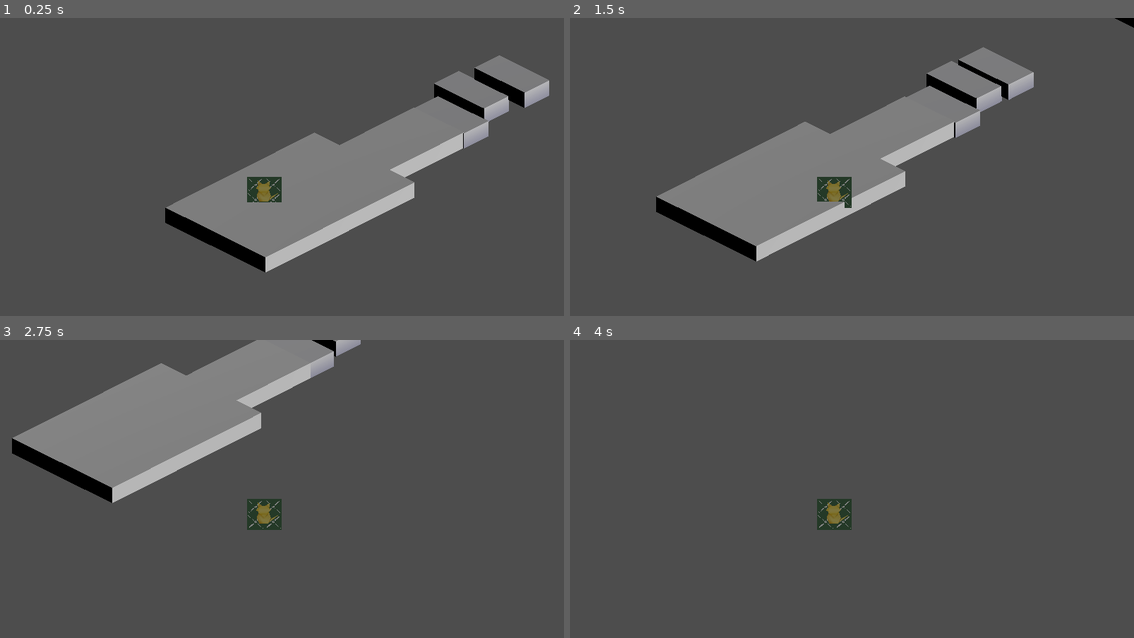
Above: before the commit, frames 1-4 (two rows, left to right).
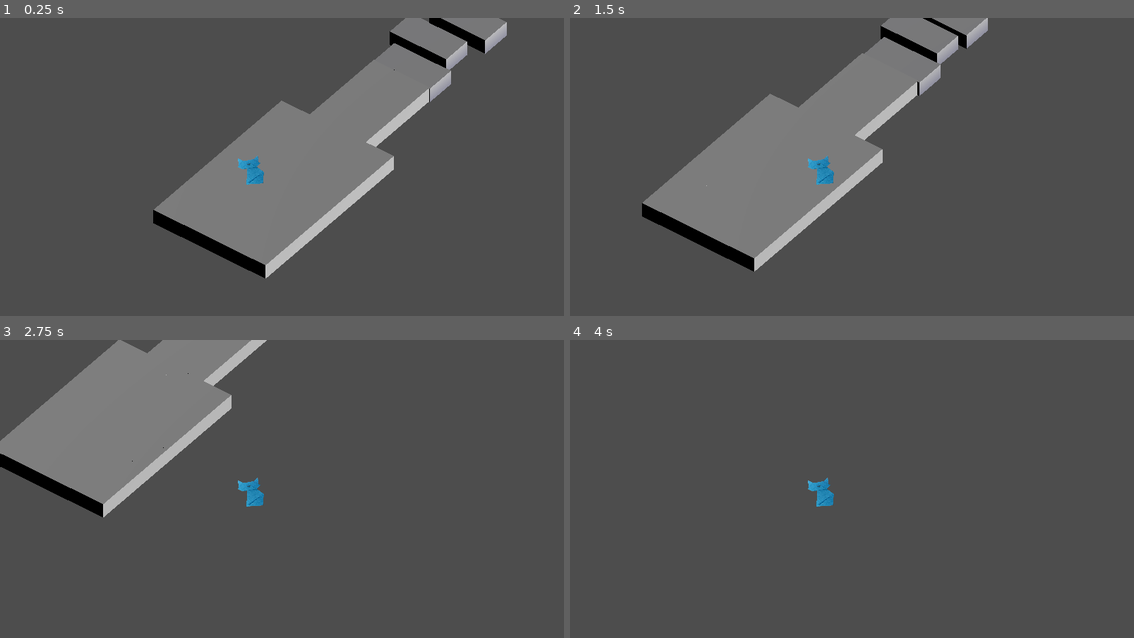
Above: after the commit, the same moments.

Repository: eramajarvi/project-pascal
Game: Godot game, scene res://assets/levels/level2/level2.tscn
Two runs of this game, one before a commit and one after it. Both use one fixed random seed, a clock stepped at 60 frames per second and the inputs below. This scene is started directly instead of the project's main scene.
Inputs:
- Up to frame 1 (0.25 s): no input
- Up to frame 2 (1.5 s): tap Enter (ui_accept) at 0.5, 0.77 s; hold Right (ui_right) 0.53-1.28 s; hold Down (ui_down) from 1.28 s (still down)
- Up to frame 3 (2.75 s): tap Enter (ui_accept) at 1.52 s; release Down (ui_down) at 2.03 s; hold Right (ui_right) from 2.03 s (still down)
- Up to frame 4 (4 s): release Right (ui_right) at 2.78 s; hold Up (ui_up) 2.78-3.53 s; tap Enter (ui_accept) at 3.02, 3.77 s; hold Left (ui_left) from 3.53 s (still down)

The runs differ from the first frame. In frame 1, 19% of the frame differs, in the area x 27-98%, y 0-88%; in frame 2, 18%; in frame 3, 12%; in frame 4, 0.8%.

Commit message:
viernes commit

Diff:
--- a/assets/levels/level1/level1.tscn
+++ b/assets/levels/level1/level1.tscn
@@ -33,7 +33,7 @@
 size = Vector3(6.31238, 4.83936, 0.13623)
 
 [sub_resource type="BoxShape3D" id="BoxShape3D_3ohbj"]
-size = Vector3(1, 0.8, 1)
+size = Vector3(1, 0.69187, 1)
 
 [sub_resource type="Animation" id="Animation_iromb"]
 resource_name = "Move_Plataforma1"
@@ -74,7 +74,7 @@
 }
 
 [sub_resource type="BoxShape3D" id="BoxShape3D_w4smc"]
-size = Vector3(1, 0.8, 1)
+size = Vector3(1, 0.679419, 1)
 
 [sub_resource type="Animation" id="Animation_8ay8v"]
 resource_name = "Move_Platforma2"
@@ -130,7 +130,7 @@
 metadata/_editor_floor_ = Vector3(0, 0, 0)
 
 [node name="GotasTheCat3D" parent="." groups=["player"] instance=ExtResource("2_r1c04")]
-transform = Transform3D(0.352342, 0, -0.354761, 0, 0.5, 0, 0.354761, 0, 0.352342, -26.6883, 2.30783, -1.16237)
+transform = Transform3D(0.352342, 0, -0.354761, 0, 0.5, 0, 0.354761, 0, 0.352342, -44.7298, 1.56492, -9.3085)
 wall_min_slide_angle = 0.174533
 
 [node name="CameraController" type="Node3D" parent="GotasTheCat3D"]
@@ -419,7 +419,7 @@
 [node name="Area3D" type="Area3D" parent="PlataformaMovible1"]
 
 [node name="CollisionShape3D" type="CollisionShape3D" parent="PlataformaMovible1/Area3D"]
-transform = Transform3D(1, 0, 0, 0, 1, 0, 0, 0, 1, 0, -0.1, 0)
+transform = Transform3D(1, 0, 0, 0, 1, 0, 0, 0, 1, 0, -0.154065, 0)
 shape = SubResource("BoxShape3D_3ohbj")
 
 [node name="AnimationPlayer" type="AnimationPlayer" parent="PlataformaMovible1"]
@@ -435,7 +435,7 @@
 [node name="Area3D" type="Area3D" parent="PlataformaMovible2"]
 
 [node name="CollisionShape3D" type="CollisionShape3D" parent="PlataformaMovible2/Area3D"]
-transform = Transform3D(1, 0, 0, 0, 1, 0, 0, 0, 1, 0, -0.1, 0)
+transform = Transform3D(1, 0, 0, 0, 1, 0, 0, 0, 1, 0, -0.160291, 0)
 shape = SubResource("BoxShape3D_w4smc")
 
 [node name="AnimationPlayer" type="AnimationPlayer" parent="PlataformaMovible2"]
--- /dev/null
+++ b/assets/levels/level2/blocks/lastStair.gd
@@ -0,0 +1,35 @@
+extends Node3D
+
+@onready var animation_player = %lastStairAnimation
+var previous_position = Vector3.ZERO
+var characters_on_platform = []
+
+# Store the initial position
+func _ready():
+	previous_position = global_transform.origin
+
+func _process(delta):
+	# Calculate the platform movement
+	var current_position = global_transform.origin
+	var movement_delta = current_position - previous_position
+
+	# Move the character standing on the platform
+	for character in characters_on_platform:
+		if character:
+			character.global_transform.origin += movement_delta
+
+	# Updated the previous position
+	previous_position = current_position
+
+
+func _on_area_3d_body_entered(body: Node) -> void:
+	print("Cuerpo detectado: ", body.name)
+	if body.is_in_group('player'):
+		print("Personaje encima de la Ultima escalera")
+		characters_on_platform.append(body)
+		await get_tree().create_timer(1.0).timeout
+		animation_player.play("shape")
+
+func _on_area_3d_body_exited(body: Node3D) -> void:
+	if body.is_in_group('player'):
+		characters_on_platform.erase(body)
--- a/assets/levels/level2/blocks/shape_cube_half2.gd
+++ b/assets/levels/level2/blocks/shape_cube_half2.gd
@@ -7,6 +7,6 @@
 func _on_area_3d_body_entered(body: Node) -> void:
 	print("Cuerpo detectado: ", body.name)
 	if body.is_in_group('player'):
-		print("Personaje encima de la escalera")
-		await get_tree().create_timer(1.0).timeout
+		print("Personaje encima de la segunda escalera")
+		await get_tree().create_timer(1.5).timeout
 		animation_player.play("fall")
--- /dev/null
+++ b/assets/levels/level2/blocks/shape_cube_half3.gd
@@ -0,0 +1,35 @@
+extends Node3D
+
+# Referencia al AnimationPlayer
+@onready var animation_player = %stair3Animations
+var characters_on_platform = []
+var previous_position = Vector3.ZERO
+
+func _ready():
+	# Store the initial position
+	previous_position = global_transform.origin
+
+func _process(delta):
+	# Calculate the platform's movement
+	var current_position = global_transform.origin
+	var movement_delta = current_position - previous_position
+
+	# Move all characters standing on the platform
+	for character in characters_on_platform:
+		if character:
+			character.global_transform.origin += movement_delta
+
+	# Update the previous position for the next frame
+	previous_position = current_position
+
+func _on_area_3d_body_entered(body: Node) -> void:
+	print("Cuerpo detectado en la ultima escalera: ", body.name)
+	if body.is_in_group('player'):
+		print("Personaje encima de la Tercera escalera")
+		await get_tree().create_timer(1.0).timeout
+		characters_on_platform.append(body)
+		animation_player.play("fall")
+
+func _on_area_3d_body_exited(body: Node3D) -> void:
+	if body.is_in_group("player"):
+		characters_on_platform.erase(body)
--- a/assets/levels/level2/level2.tscn
+++ b/assets/levels/level2/level2.tscn
@@ -6,6 +6,39 @@
 [ext_resource type="Script" path="res://assets/levels/level2/blocks/shape_cube_half.gd" id="4_pvtcg"]
 [ext_resource type="PackedScene" uid="uid://dmu3q6a8ydcx" path="res://assets/levels/level2/blocks/lantern.glb" id="5_0oyx8"]
 [ext_resource type="Script" path="res://assets/levels/level2/blocks/shape_cube_half2.gd" id="5_7sktv"]
+[ext_resource type="Script" path="res://assets/levels/level2/blocks/shape_cube_half3.gd" id="6_gtups"]
+[ext_resource type="Script" path="res://assets/levels/level2/blocks/lastStair.gd" id="8_dao4o"]
+[ext_resource type="PackedScene" uid="uid://bmajgwxf1y7xb" path="res://assets/levels/level2/blocks/impossible_staircase.glb" id="9_wyry1"]
+
+[sub_resource type="Animation" id="Animation_bsnjb"]
+length = 0.001
+tracks/0/type = "value"
+tracks/0/imported = false
+tracks/0/enabled = true
+tracks/0/path = NodePath(".:position")
+tracks/0/interp = 1
+tracks/0/loop_wrap = true
+tracks/0/keys = {
+"times": PackedFloat32Array(0),
+"transitions": PackedFloat32Array(1),
+"update": 0,
+"values": [Vector3(6.45521, 0.241175, 0.980599)]
+}
+
+[sub_resource type="Animation" id="Animation_p00wk"]
+resource_name = "fall"
+tracks/0/type = "value"
+tracks/0/imported = false
+tracks/0/enabled = true
+tracks/0/path = NodePath(".:position")
+tracks/0/interp = 1
+tracks/0/loop_wrap = true
+tracks/0/keys = {
+"times": PackedFloat32Array(0, 0.7, 0.966667),
+"transitions": PackedFloat32Array(1, 1, 1),
+"update": 0,
+"values": [Vector3(6.45521, 0.241175, 0.980599), Vector3(6.45521, -16.752, 0.980599), Vector3(6.45521, -24657.5, 0.980599)]
+}
 
 [sub_resource type="Animation" id="Animation_ba7m7"]
 resource_name = "shape"
@@ -21,36 +54,6 @@
 "transitions": PackedFloat32Array(1, 1, 1),
 "update": 0,
 "values": [Vector3(6.45521, 0.241175, 0.980599), Vector3(6.45521, 0.241175, 1.06643), Vector3(6.45521, 0.241175, 0.930714)]
-}
-
-[sub_resource type="Animation" id="Animation_bsnjb"]
-length = 0.001
-tracks/0/type = "value"
-tracks/0/imported = false
-tracks/0/enabled = true
-tracks/0/path = NodePath(".:position")
-tracks/0/interp = 1
-tracks/0/loop_wrap = true
-tracks/0/keys = {
-"times": PackedFloat32Array(0),
-"transitions": PackedFloat32Array(1),
-"update": 0,
-"values": [Vector3(6.45521, 0.241175, 0.980599)]
-}
-
-[sub_resource type="Animation" id="Animation_p00wk"]
-resource_name = "fall"
-tracks/0/type = "value"
-tracks/0/imported = false
-tracks/0/enabled = true
-tracks/0/path = NodePath(".:position")
-tracks/0/interp = 1
-tracks/0/loop_wrap = true
-tracks/0/keys = {
-"times": PackedFloat32Array(0, 0.7, 0.966667),
-"transitions": PackedFloat32Array(1, 1, 1),
-"update": 0,
-"values": [Vector3(6.45521, 0.241175, 0.980599), Vector3(6.45521, -16.752, 0.980599), Vector3(6.45521, -24657.5, 0.980599)]
 }
 
 [sub_resource type="AnimationLibrary" id="AnimationLibrary_i62gd"]
@@ -62,6 +65,36 @@
 
 [sub_resource type="BoxShape3D" id="BoxShape3D_63v55"]
 
+[sub_resource type="Animation" id="Animation_acc2k"]
+length = 0.001
+tracks/0/type = "value"
+tracks/0/imported = false
+tracks/0/enabled = true
+tracks/0/path = NodePath(".:position")
+tracks/0/interp = 1
+tracks/0/loop_wrap = true
+tracks/0/keys = {
+"times": PackedFloat32Array(0),
+"transitions": PackedFloat32Array(1),
+"update": 0,
+"values": [Vector3(7.44252, 0.586896, 0.980599)]
+}
+
+[sub_resource type="Animation" id="Animation_3wp3l"]
+resource_name = "fall"
+tracks/0/type = "value"
+tracks/0/imported = false
+tracks/0/enabled = true
+tracks/0/path = NodePath(".:position")
+tracks/0/interp = 1
+tracks/0/loop_wrap = true
+tracks/0/keys = {
+"times": PackedFloat32Array(0, 0.533333, 1),
+"transitions": PackedFloat32Array(1, 1, 1),
+"update": 0,
+"values": [Vector3(7.44252, 0.586896, 0.980599), Vector3(7.44252, 0.586896, 12.0904), Vector3(7.44252, 0.586896, 30.6759)]
+}
+
 [sub_resource type="Animation" id="Animation_6csn6"]
 resource_name = "shape"
 loop_mode = 2
@@ -76,36 +109,6 @@
 "transitions": PackedFloat32Array(1, 1, 1, 1),
 "update": 0,
 "values": [Vector3(7.44252, 0.586896, 0.980599), Vector3(7.44252, 0.586896, 0.847173), Vector3(7.44252, 0.586896, 0.944879), Vector3(7.44252, 0.586896, 1.15612)]
-}
-
-[sub_resource type="Animation" id="Animation_acc2k"]
-length = 0.001
-tracks/0/type = "value"
-tracks/0/imported = false
-tracks/0/enabled = true
-tracks/0/path = NodePath(".:position")
-tracks/0/interp = 1
-tracks/0/loop_wrap = true
-tracks/0/keys = {
-"times": PackedFloat32Array(0),
-"transitions": PackedFloat32Array(1),
-"update": 0,
-"values": [Vector3(7.44252, 0.586896, 0.980599)]
-}
-
-[sub_resource type="Animation" id="Animation_3wp3l"]
-resource_name = "fall"
-tracks/0/type = "value"
-tracks/0/imported = false
-tracks/0/enabled = true
-tracks/0/path = NodePath(".:position")
-tracks/0/interp = 1
-tracks/0/loop_wrap = true
-tracks/0/keys = {
-"times": PackedFloat32Array(0, 0.533333, 1),
-"transitions": PackedFloat32Array(1, 1, 1),
-"update": 0,
-"values": [Vector3(7.44252, 0.586896, 0.980599), Vector3(7.44252, 0.586896, 12.0904), Vector3(7.44252, 0.586896, 30.6759)]
 }
 
 [sub_resource type="AnimationLibrary" id="AnimationLibrary_q0nrd"]
@@ -118,6 +121,37 @@
 [sub_resource type="BoxShape3D" id="BoxShape3D_vrcuw"]
 size = Vector3(1, 1.24695, 1)
 
+[sub_resource type="Animation" id="Animation_q4p7h"]
+length = 0.001
+tracks/0/type = "value"
+tracks/0/imported = false
+tracks/0/enabled = true
+tracks/0/path = NodePath(".:position")
+tracks/0/interp = 1
+tracks/0/loop_wrap = true
+tracks/0/keys = {
+"times": PackedFloat32Array(0),
+"transitions": PackedFloat32Array(1),
+"update": 0,
+"values": [Vector3(8.4201, 0.946071, 1.50949)]
+}
+
+[sub_resource type="Animation" id="Animation_vkx0l"]
+resource_name = "fall"
+loop_mode = 2
+tracks/0/type = "value"
+tracks/0/imported = false
+tracks/0/enabled = true
+tracks/0/path = NodePath(".:position")
+tracks/0/interp = 1
+tracks/0/loop_wrap = true
+tracks/0/keys = {
+"times": PackedFloat32Array(0, 1),
+"transitions": PackedFloat32Array(0.757857, 1.46409),
+"update": 0,
+"values": [Vector3(8.4201, 1.12582, 1.50949), Vector3(12.602, 1.12582, 1.50949)]
+}
+
 [sub_resource type="Animation" id="Animation_217w0"]
 resource_name = "shape"
 loop_mode = 2
@@ -132,33 +166,61 @@
 "transitions": PackedFloat32Array(1, 1, 1, 1),
 "update": 0,
 "values": [Vector3(8.4201, 1.12582, 1.50949), Vector3(8.4201, 0.946071, 1.50949), Vector3(8.4201, 0.76012, 1.24252), Vector3(8.4201, 0.946071, 0.951043)]
-}
-
-[sub_resource type="Animation" id="Animation_q4p7h"]
-length = 0.001
-tracks/0/type = "value"
-tracks/0/imported = false
-tracks/0/enabled = true
-tracks/0/path = NodePath(".:position")
-tracks/0/interp = 1
-tracks/0/loop_wrap = true
-tracks/0/keys = {
-"times": PackedFloat32Array(0),
-"transitions": PackedFloat32Array(1),
-"update": 0,
-"values": [Vector3(8.4201, 0.946071, 1.50949)]
 }
 
 [sub_resource type="AnimationLibrary" id="AnimationLibrary_msr55"]
 _data = {
 "RESET": SubResource("Animation_q4p7h"),
+"fall": SubResource("Animation_vkx0l"),
 "shape": SubResource("Animation_217w0")
 }
 
+[sub_resource type="BoxShape3D" id="BoxShape3D_twxch"]
+size = Vector3(1, 0.661011, 1)
+
 [sub_resource type="BoxShape3D" id="BoxShape3D_tmhx3"]
-size = Vector3(1, 0.492188, 0.999573)
+size = Vector3(0.960449, 0.795166, 1.09988)
+
+[sub_resource type="Animation" id="Animation_6cr8w"]
+length = 0.001
+tracks/0/type = "value"
+tracks/0/imported = false
+tracks/0/enabled = true
+tracks/0/path = NodePath(".:position")
+tracks/0/interp = 1
+tracks/0/loop_wrap = true
+tracks/0/keys = {
+"times": PackedFloat32Array(0),
+"transitions": PackedFloat32Array(1),
+"update": 0,
+"values": [Vector3(21.457, 2.05576, 1.50949)]
+}
+
+[sub_resource type="Animation" id="Animation_8tn57"]
+resource_name = "shape"
+length = 2.0
+loop_mode = 2
+tracks/0/type = "value"
+tracks/0/imported = false
+tracks/0/enabled = true
+tracks/0/path = NodePath(".:position")
+tracks/0/interp = 1
+tracks/0/loop_wrap = true
+tracks/0/keys = {
+"times": PackedFloat32Array(0, 0.5, 0.966667, 1.53333, 2),
+"transitions": PackedFloat32Array(1, 1, 1, 1, 1),
+"update": 0,
+"values": [Vector3(21.457, 2.05576, 1.50949), Vector3(21.457, 2.05576, 5.25419), Vector3(21.457, 2.05576, 1.6132), Vector3(21.457, 2.05576, -1.67691), Vector3(21.457, 2.05576, 1.5399)]
+}
+
+[sub_resource type="AnimationLibrary" id="AnimationLibrary_xp5h2"]
+_data = {
+"RESET": SubResource("Animation_6cr8w"),
+"shape": SubResource("Animation_8tn57")
+}
 
 [node name="Level2" type="Node3D"]
+transform = Transform3D(1, 0, 0, 0, 1, 0, 0, 0, 1, 0.000411987, 0, 0.000213623)
 
 [node name="GridMap" type="GridMap" parent="."]
 mesh_library = ExtResource("1_klqym")
@@ -173,7 +235,7 @@
 wall_min_slide_angle = 0.174533
 
 [node name="CameraController" type="Node3D" parent="GotasTheCat3D"]
-transform = Transform3D(1, 0, 0, 0, 0.866026, 0.5, 0, -0.5, 0.866026, 1, 4.5, 6)
+transform = Transform3D(0.991445, 0.08477, -0.0992529, 0, 0.760406, 0.649448, 0.130526, -0.643892, 0.753901, 1, 4.5, 6)
 
 [node name="CameraTarget" type="Node3D" parent="GotasTheCat3D/CameraController"]
 
@@ -227,15 +289,23 @@
 
 [node name="Stair3" parent="." instance=ExtResource("3_y25ok")]
 transform = Transform3D(1, 0, 0, 0, 1, 0, 0, 0, 2.01099, 8.4201, 0.946071, 1.50949)
-
-[node name="AnimationPlayer" type="AnimationPlayer" parent="Stair3"]
+script = ExtResource("6_gtups")
+
+[node name="stair3Animations" type="AnimationPlayer" parent="Stair3"]
+unique_name_in_owner = true
 libraries = {
 "": SubResource("AnimationLibrary_msr55")
 }
 autoplay = "shape"
 
+[node name="Area3D" type="Area3D" parent="Stair3"]
+
+[node name="CollisionShape3D" type="CollisionShape3D" parent="Stair3/Area3D"]
+transform = Transform3D(1, 0, 0, 0, 1, 0, 0, 0, 1, 0, 0.389092, 0)
+shape = SubResource("BoxShape3D_twxch")
+
 [node name="Stair4" parent="." instance=ExtResource("3_y25ok")]
-transform = Transform3D(1, 0, 0, 0, 1, 0, 0, 0, 2.01099, 13.6029, 0.946071, 1.50949)
+transform = Transform3D(1.79184, 0, 0, 0, 1, 0, 0, 0, 2.01099, 13.6029, 0.946071, 1.50949)
 
 [node name="Area3D" type="Area3D" parent="Stair4"]
 
@@ -243,8 +313,66 @@
 transform = Transform3D(1.00159, 0, 0, 0, 1.00159, 0, 0, 0, 1.00159, 0, 0.253906, -0.000213444)
 shape = SubResource("BoxShape3D_tmhx3")
 
-[node name="lantern2" parent="." instance=ExtResource("5_0oyx8")]
-transform = Transform3D(1, 0, 0, 0, 0.656507, 0, 0, 0, 1, 13.6691, 1.44607, 0.82882)
+[node name="lantern2" parent="Stair4" instance=ExtResource("5_0oyx8")]
+transform = Transform3D(1, 0, 0, 0, 0.656507, 0, 0, 0, 0.497268, 0.0662003, 0.499999, -0.338475)
+
+[node name="Stair5" parent="." instance=ExtResource("3_y25ok")]
+transform = Transform3D(2.13513, 0, 0, 0, 1, 0, 0, 0, 2.01099, 18.3219, 0.946071, 1.50949)
+
+[node name="Area3D" type="Area3D" parent="Stair5"]
+
+[node name="CollisionShape3D" type="CollisionShape3D" parent="Stair5/Area3D"]
+transform = Transform3D(1.00159, 0, 0, 0, 1.00159, 0, 0, 0, 1.00159, 0, 0.253906, -0.000213444)
+shape = SubResource("BoxShape3D_tmhx3")
+
+[node name="lantern2" parent="Stair5" instance=ExtResource("5_0oyx8")]
+transform = Transform3D(0.468355, 0, 0, 0, 0.76784, 0, 0, 0, 0.497268, -0.0145712, 0.5, -0.321703)
+
+[node name="Stair6" parent="." instance=ExtResource("3_y25ok")]
+transform = Transform3D(0.840845, 0, 0, 0, 1, 0, 0, 0, 2.01099, 19.7687, 1.31281, 1.50949)
+
+[node name="Area3D" type="Area3D" parent="Stair6"]
+
+[node name="CollisionShape3D" type="CollisionShape3D" parent="Stair6/Area3D"]
+transform = Transform3D(1.00159, 0, 0, 0, 1.00159, 0, 0, 0, 1.00159, 0, 0.253906, -0.000213444)
+shape = SubResource("BoxShape3D_tmhx3")
+
+[node name="Stair7" parent="." instance=ExtResource("3_y25ok")]
+transform = Transform3D(0.840845, 0, 0, 0, 1, 0, 0, 0, 2.01099, 20.6103, 1.71887, 1.50949)
+
+[node name="Area3D" type="Area3D" parent="Stair7"]
+
+[node name="CollisionShape3D" type="CollisionShape3D" parent="Stair7/Area3D"]
+transform = Transform3D(1.00159, 0, 0, 0, 1.00159, 0, 0, 0, 1.00159, 0, 0.253906, -0.000213444)
+shape = SubResource("BoxShape3D_tmhx3")
+
+[node name="Stair8" parent="." instance=ExtResource("3_y25ok")]
+transform = Transform3D(0.840845, 0, 0, 0, 1, 0, 0, 0, 2.01099, 21.457, 2.05576, 1.50949)
+script = ExtResource("8_dao4o")
+
+[node name="lastStairAnimation" type="AnimationPlayer" parent="Stair8"]
+unique_name_in_owner = true
+libraries = {
+"": SubResource("AnimationLibrary_xp5h2")
+}
+
+[node name="Area3D" type="Area3D" parent="Stair8"]
+
+[node name="CollisionShape3D" type="CollisionShape3D" parent="Stair8/Area3D"]
+transform = Transform3D(1.00159, 0, 0, 0, 1.00159, 0, 0, 0, 1.00159, 0.0198059, 0.405636, -0.0504488)
+shape = SubResource("BoxShape3D_tmhx3")
+
+[node name="Sketchfab_Scene" parent="." instance=ExtResource("9_wyry1")]
+transform = Transform3D(-3.26427, -0.223719, -0.685667, -0.220422, 3.3355, -0.038935, 0.686734, 0.00719172, -3.2717, 38.0579, -5.72302, 1.33541)
+
+[node name="shape-cube-half3" parent="." instance=ExtResource("3_y25ok")]
+transform = Transform3D(8.83724, 0, 0, 0, 1, 0, 0, 0, 3.81693, 26.6161, 2.20348, 2.80629)
 
 [connection signal="body_entered" from="Stair1/Area3D" to="Stair1" method="_on_area_3d_body_entered"]
 [connection signal="body_entered" from="Stair2/Area3D" to="Stair2" method="_on_area_3d_body_entered"]
+[connection signal="body_entered" from="Stair3/Area3D" to="Stair3" method="_on_area_3d_body_entered"]
+[connection signal="body_exited" from="Stair3/Area3D" to="Stair3" method="_on_area_3d_body_exited"]
+[connection signal="body_entered" from="Stair4/Area3D" to="Stair1" method="_on_area_3d_body_entered"]
+[connection signal="body_exited" from="Stair4/Area3D" to="Stair3" method="_on_area_3d_body_exited"]
+[connection signal="body_entered" from="Stair8/Area3D" to="Stair8" method="_on_area_3d_body_entered"]
+[connection signal="body_exited" from="Stair8/Area3D" to="Stair8" method="_on_area_3d_body_exited"]
--- /dev/null
+++ b/assets/levels/level3/level3.tscn
@@ -0,0 +1,47 @@
+[gd_scene load_steps=3 format=3 uid="uid://mo6f1y4gn01y"]
+
+[ext_resource type="PackedScene" uid="uid://dfaqrw3bs2mtq" path="res://assets/levels/level3/blocks/roadCurb.glb" id="1_dcp8k"]
+[ext_resource type="PackedScene" uid="uid://baepnmdpm01id" path="res://scenes/gotas_the_cat_3d.tscn" id="2_5ohst"]
+
+[node name="Level3" type="Node3D"]
+
+[node name="GotasTheCat3D" parent="." groups=["player"] instance=ExtResource("2_5ohst")]
+transform = Transform3D(0.352342, 0, -0.354761, 0, 0.5, 0, 0.354761, 0, 0.352342, 0.0162975, 0.912248, 0.062987)
+wall_min_slide_angle = 0.174533
+
+[node name="CameraController" type="Node3D" parent="GotasTheCat3D"]
+transform = Transform3D(0.991445, 0.08477, -0.0992529, 0, 0.760406, 0.649448, 0.130526, -0.643892, 0.753901, 1, 4.5, 6)
+
+[node name="CameraTarget" type="Node3D" parent="GotasTheCat3D/CameraController"]
+
+[node name="Camera3D" type="Camera3D" parent="GotasTheCat3D/CameraController/CameraTarget"]
+transform = Transform3D(1, 2.98023e-08, 1.77636e-15, -2.98023e-08, 1, 2.98023e-08, -8.88179e-16, -2.98023e-08, 1, 0, 0, 26.155)
+keep_aspect = 0
+projection = 1
+current = true
+fov = 90.0
+size = 16.0
+far = 947.79
+
+[node name="DirectionalLight3D" type="DirectionalLight3D" parent="."]
+transform = Transform3D(-0.938356, 0.17795, 0.296346, -0.0740497, -0.940892, 0.330514, 0.337645, 0.288196, 0.896069, 1.71423, 5.53765, 10.8137)
+sky_mode = 1
+
+[node name="Grilla" type="Node3D" parent="."]
+
+[node name="Fila1" type="Node3D" parent="Grilla"]
+
+[node name="grilla1" parent="Grilla/Fila1" instance=ExtResource("1_dcp8k")]
+transform = Transform3D(1.5, 0, 0, 0, 1.5, 0, 0, 0, 1.5, 0.0339093, 0, -0.0185249)
+
+[node name="grilla2" parent="Grilla/Fila1" instance=ExtResource("1_dcp8k")]
+transform = Transform3D(1.5, 0, 0, 0, 1.5, 0, 0, 0, 1.5, 0.0386478, 0, 1.52516)
+
+[node name="grilla3" parent="Grilla/Fila1" instance=ExtResource("1_dcp8k")]
+transform = Transform3D(1.5, 0, 0, 0, 1.5, 0, 0, 0, 1.5, 0.0386478, 0, 3.07693)
+
+[node name="grilla4" parent="Grilla/Fila1" instance=ExtResource("1_dcp8k")]
+transform = Transform3D(1.5, 0, 0, 0, 1.5, 0, 0, 0, 1.5, 0.0386478, 0, 4.61828)
+
+[node name="grilla5" parent="Grilla/Fila1" instance=ExtResource("1_dcp8k")]
+transform = Transform3D(1.5, 0, 0, 0, 1.5, 0, 0, 0, 1.5, 0.0386478, 0, 6.1758)
--- a/scenes/gotas_the_cat_3d.tscn
+++ b/scenes/gotas_the_cat_3d.tscn
@@ -1,15 +1,10 @@
-[gd_scene load_steps=6 format=3 uid="uid://baepnmdpm01id"]
+[gd_scene load_steps=4 format=3 uid="uid://baepnmdpm01id"]
 
 [ext_resource type="Script" path="res://scripts/gotas_the_cat_3d.gd" id="1_a40kq"]
-[ext_resource type="Texture2D" uid="uid://bvdaqtk5a7w2i" path="res://assets/sprites/pngtree-cartoon-origami-animal-cat-png-image_6182624.png" id="1_wytk6"]
-
-[sub_resource type="StandardMaterial3D" id="StandardMaterial3D_gnxp6"]
-albedo_texture = ExtResource("1_wytk6")
-
-[sub_resource type="PlaneMesh" id="PlaneMesh_1pru1"]
+[ext_resource type="Texture2D" uid="uid://4ulec3jlh7eq" path="res://assets/sprites/FrontalGato (1).png" id="2_gyd0j"]
 
 [sub_resource type="BoxShape3D" id="BoxShape3D_q4fvv"]
-size = Vector3(0.157288, 1.37109, 1)
+size = Vector3(0.157288, 2.5249, 1)
 
 [node name="GotasTheCat3D" type="CharacterBody3D"]
 transform = Transform3D(0.5, 0, 0, 0, 0.5, 0, 0, 0, 0.5, 0, 0, 0)
@@ -18,11 +13,10 @@
 [node name="Pivot" type="Node3D" parent="."]
 transform = Transform3D(1, 0, 0, 0, -4.37114e-08, -1, 0, 1, -4.37114e-08, 0, 0, 0)
 
-[node name="Character" type="MeshInstance3D" parent="Pivot"]
-material_override = SubResource("StandardMaterial3D_gnxp6")
-mesh = SubResource("PlaneMesh_1pru1")
-skeleton = NodePath("../..")
+[node name="CollisionShape3D" type="CollisionShape3D" parent="."]
+transform = Transform3D(1, 0, 0, 0, 1, 0, 0, 0, 1, -0.049408, -0.507569, 0)
+shape = SubResource("BoxShape3D_q4fvv")
 
-[node name="CollisionShape3D" type="CollisionShape3D" parent="."]
-transform = Transform3D(1, 0, 0, 0, 1, 0, 0, 0, 1, -0.049408, 0.0693359, 0)
-shape = SubResource("BoxShape3D_q4fvv")
+[node name="Sprite3D" type="Sprite3D" parent="."]
+transform = Transform3D(0.0999986, 0, 0.000520108, 0, 0.1, 0, -0.000520108, 0, 0.0999986, 0, 0, 0)
+texture = ExtResource("2_gyd0j")
--- /dev/null
+++ b/scenes/test3.tscn
@@ -0,0 +1,6 @@
+[gd_scene load_steps=2 format=3 uid="uid://cyx0yfxhm7sn3"]
+
+[ext_resource type="Texture2D" uid="uid://b332cerd5vp17" path="res://assets/sprites/isoGato1.png" id="1_arvcm"]
+
+[node name="Test3" type="Sprite3D"]
+texture = ExtResource("1_arvcm")
Not shown: 1 places in assets/levels/level1/blocks/volcano_with_bubble.tscn that only renumber resources
Not shown: 1 places in assets/levels/level1/level1.tscn that only renumber resources
Binary file removed: assets/levels/level1/stairs.glb
Not shown: 6 places in assets/levels/level2/gridmapLevel2.tres that only renumber resources
Not shown: 1 places in assets/levels/level2/level2.tscn that only renumber resources
Binary file added: assets/levels/level3/blocks/roadCurb.glb
Binary file added: assets/sprites/FrontalGato (1).png
Binary file added: assets/sprites/isoGato1.png
Not shown: 1 places in scenes/gotas_the_cat.tscn that only renumber resources
Not shown: 1 places in scenes/intro.tscn that only renumber resources
Not shown, changed: scenes/levels/level1/gridmapBlocks-level1.tres
Not shown: 1 places in scenes/levels/level1/volcano.tscn that only renumber resources
(and 1 more such lines)
